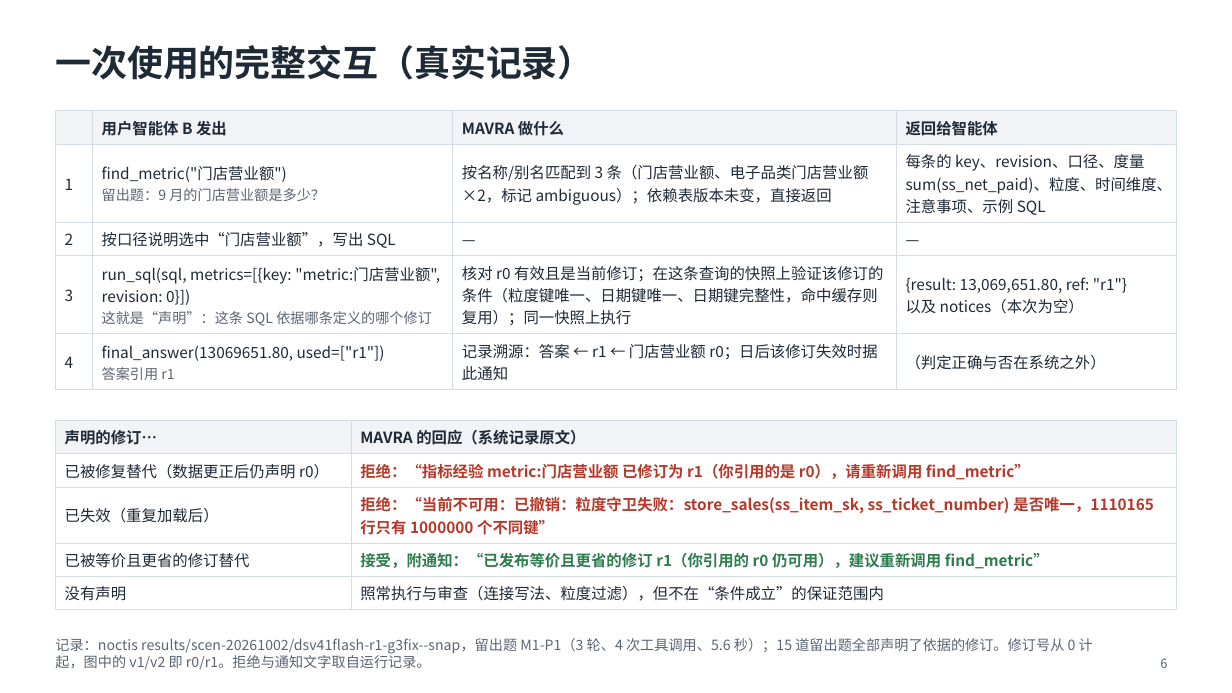
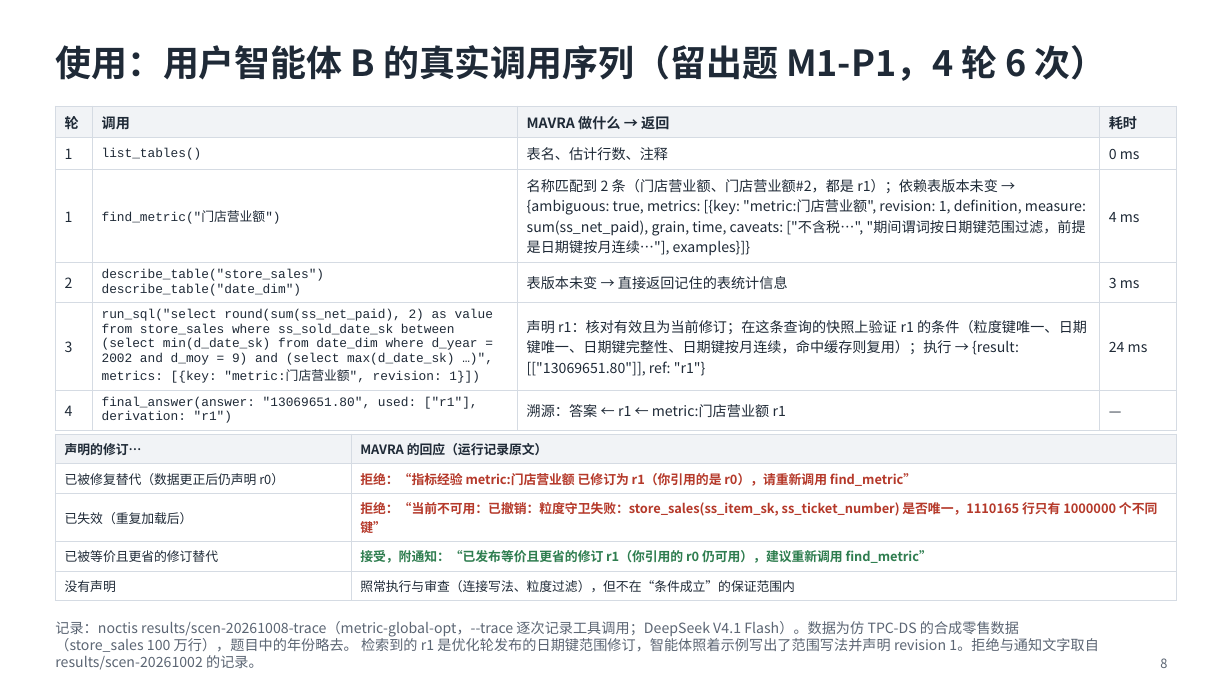
Before and after one commit to mmmttt000045/agent4db-adapter, a slide deck: slide 8 of docs/mavra-system.pptx (slide 6 before the commit). Drawn at 1232x693 pixels with LibreOffice and Linux fonts; fonts in the diff are those of the drawing. Boxes give left, top, right and bottom in pixels: in the first picture for what was removed or moved away, otherwise in the second. Text is boxed around its words. In the diff, an @@ line names an element or a change of style, - is before the commit and + after.

```diff
--- a/docs/mavra-system.pptx
+++ b/docs/mavra-system.pptx
@@ title at (55,45,1107,81): text changed @@
-一次使用的完整交互（真实记录）
+使用：用户智能体 B 的真实调用序列（留出题 M1-P1，4 轮 6 次）
@@ table at (55,106,1177,427) @@
-row 1:  | 用户智能体 B 发出 | MAVRA 做什么 | 返回给智能体
-row 2: 1 | find_metric("门店营业额") / 留出题：9 月的门店营业额是多少？ | 按名称/别名匹配到 3 条（门店营业额、电子品类门店营业额 ×2，标记 ambiguous）；依赖表版本未变，直接返回 | 每条的 key、revision、口径、度量 sum(ss_net_paid)、粒度、时间维度、注意事项、示例 SQL
-row 3: 2 | 按口径说明选中“门店营业额”，写出 SQL | — | —
-row 4: 3 | run_sql(sql, metrics=[{key: "metric:门店营业额", revision: 0}]) / 这就是“声明”：这条 SQL 依据哪条定义的哪个修订 | 核对 r0 有效且是当前修订；在这条查询的快照上验证该修订的条件（粒度键唯一、日期键唯一、日期键完整性，命中缓存则复用）；同一快照上执行 | {result: 13,069,651.80, ref: "r1"} / 以及 notices（本次为空）
-row 5: 4 | final_answer(13069651.80, used=["r1"]) / 答案引用 r1 | 记录溯源：答案 ← r1 ← 门店营业额 r0；日后该修订失效时据此通知 | （判定正确与否在系统之外）
+row 1: 轮 | 调用 | MAVRA 做什么 → 返回 | 耗时
+row 2: 1 | list_tables() | 表名、估计行数、注释 | 0 ms
+row 3: 1 | find_metric("门店营业额") | 名称匹配到 2 条（门店营业额、门店营业额#2，都是 r1）；依赖表版本未变 → {ambiguous: true, metrics: [{key: "metric:门店营业额", revision: 1, definition, measure: sum(ss_net_paid), grain, time, caveats: ["不含税…", "期间谓词按日期键范围过滤，前提是日期键按月连续…"], examples}]} | 4 ms
+row 4: 2 | describe_table("store_sales") describe_table("date_dim") | 表版本未变 → 直接返回记住的表统计信息 | 3 ms
+row 5: 3 | run_sql("select round(sum(ss_net_paid), 2) as value from store_sales where ss_sold_date_sk between (select min(d_date_sk) from date_dim where d_year = 2002 and d_moy = 9) and (select max(d_date_sk) …)", metrics: [{key: "metric:门店营业额", revision: 1}]) | 声明 r1：核对有效且为当前修订；在这条查询的快照上验证 r1 的条件（粒度键唯一、日期键唯一、日期键完整性、日期键按月连续，命中缓存则复用）；执行 → {result: [["13069651.80"]], ref: "r1"} | 24 ms
+row 6: 4 | final_answer(answer: "13069651.80", used: ["r1"], derivation: "r1") | 溯源：答案 ← r1 ← metric:门店营业额 r1 | —
@@ table: place and size @@
-table at (55,111,1177,384)
+table at (55,106,1177,427)
@@ table at (55,434,1177,596) @@
-row 1, column 2: MAVRA 的回应（系统记录原文）
+row 1, column 2: MAVRA 的回应（运行记录原文）
@@ size 12 to 10 pt @@
@@ table: place and size @@
-table at (55,421,1177,605)
+table at (55,434,1177,596)
@@ text at (55,621,1098,670): text changed @@
-记录：noctis results/scen-20261002/dsv41flash-r1-g3fix--snap，留出题 M1-P1（3 轮、4 次工具调用、5.6 秒）；15 道留出题全部声明了依据的修订。修订号从 0 计起，图中的 v1/v2 即 r0/r1。拒绝与通知文字取自运行记录。
+记录：noctis results/scen-20261008-trace（metric-global-opt，--trace 逐次记录工具调用；DeepSeek V4.1 Flash）。数据为仿 TPC-DS 的合成零售数据（store_sales 100 万行），题目中的年份略去。 检索到的 r1 是优化轮发布的日期键范围修订，智能体照着示例写出了范围写法并声明 revision 1。拒绝与通知文字取自 results/scen-20261002 的记录。
@@ page number at (1160,658,1167,668): text changed @@
-6
+8
```
Also in this commit, not shown: 2 other slides changed, 1 slide added, 7 other files.
